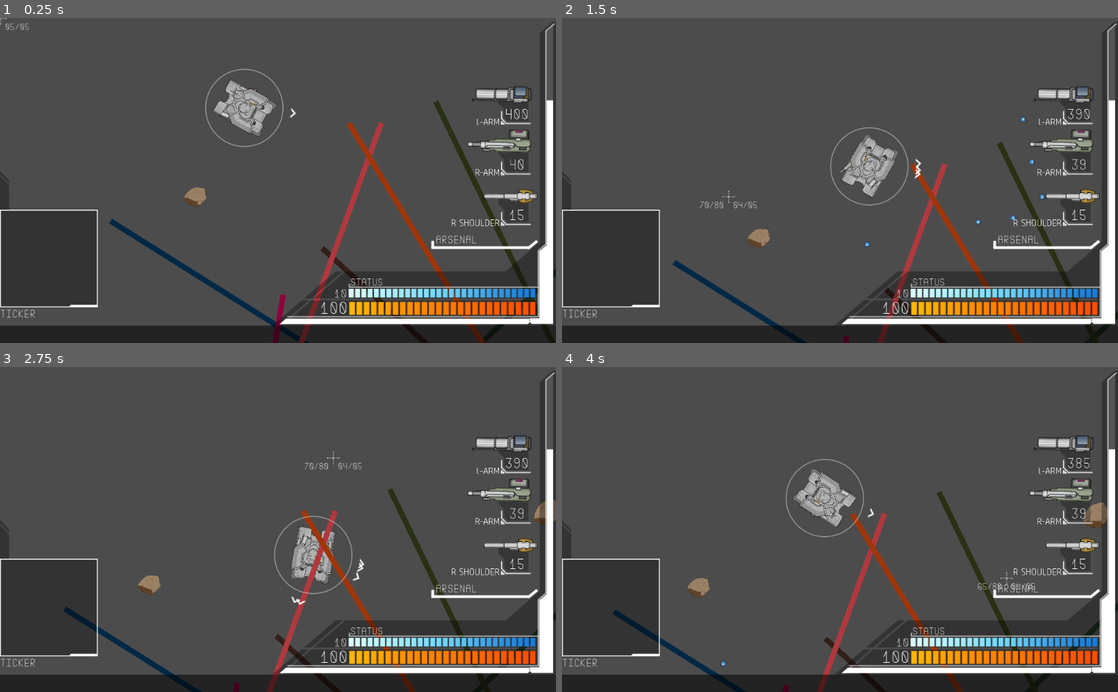
Above: before the commit, frames 1-4 (two rows, left to right).
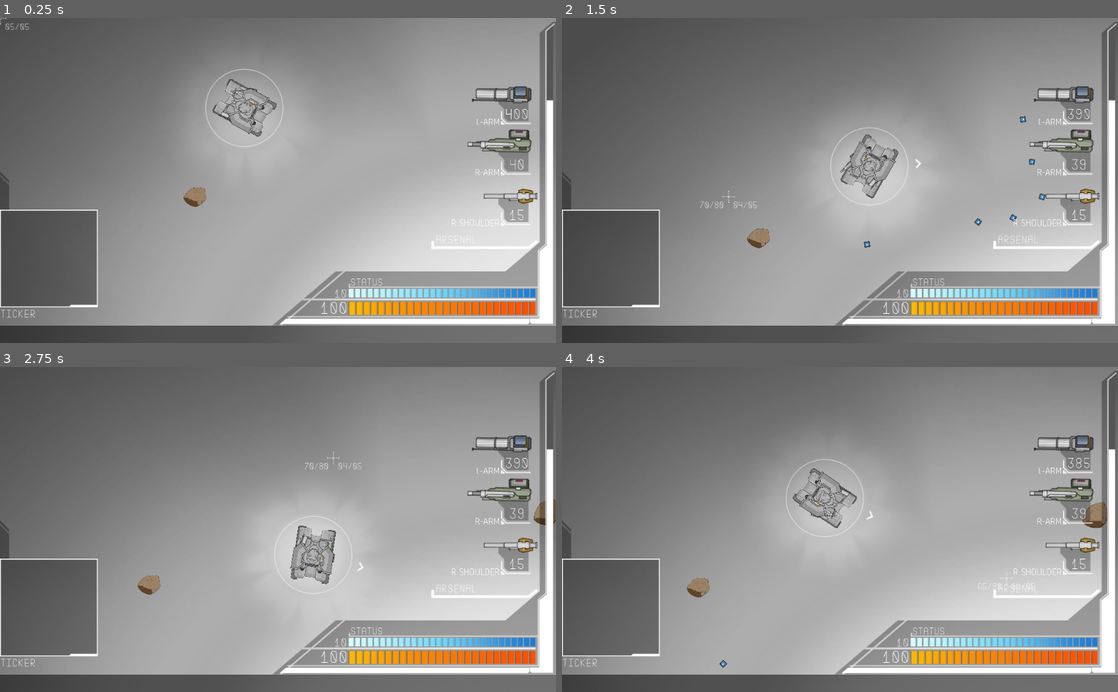
Above: after the commit, the same moments.

Repository: Littlerun-Bastion/Soulless-Steel
Game: Godot game, scene res://game/arena/Arena.tscn
Two runs of this game, one before a commit and one after it. Both use one fixed random seed, a clock stepped at 60 frames per second and the inputs below.
Inputs (mouse positions are in pixels of both pictures, inside the frame that each line leads up to):
- Up to frame 1 (0.25 s): no input
- Up to frame 2 (1.5 s): move the mouse to (962, 164) at 0.52 s; press the mouse at (962, 164) at 0.53 s; hold D (right) 0.53-1.28 s; move the mouse to (728, 196) at 1.27 s; release the mouse at (728, 196) at 1.28 s; hold S (down) from 1.28 s (still down); right-click (728, 196) at 1.35 s
- Up to frame 3 (2.75 s): move the mouse to (333, 458) at 2.02 s; release S (down) at 2.03 s; hold D (right) from 2.03 s (still down); hold F (honk) from 2.03 s (still down)
- Up to frame 4 (4 s): move the mouse to (812, 594) at 2.77 s; release D (right) at 2.78 s; release F (honk) at 2.78 s; hold W (up) 2.78-3.53 s; tap Ctrl (strafe) at 2.85 s; move the mouse to (1006, 578) at 3.52 s; press the mouse at (1006, 578) at 3.53 s; hold A (left) from 3.53 s (still down)

The runs differ from the first frame. In frame 1, 85% of the frame differs, in the area x 0-100%, y 0-100%; in frame 2, 78%; in frame 3, 85%; in frame 4, 85%.

Commit message:
Experimenting with lights and textures

Diff:
--- a/project/database/props/Rock1.tscn
+++ b/project/database/props/Rock1.tscn
@@ -19,7 +19,7 @@
 
 [node name="CollisionPolygon2D" type="CollisionPolygon2D" parent="StaticBody2D"]
 position = Vector2( -540, -113 )
-polygon = PoolVector2Array( 611.555, -20.9857, 640.959, 23.6067, 652.298, 52.5848, 669.937, 74.0035, 685.056, 92.9023, 642.219, 202.515, 589.302, 257.952, 536.386, 269.291, 480.949, 259.212, 401.574, 227.714, 386.455, 198.736, 396.534, 131.96, 443.152, 50.065, 484.729, 14.7872, 557.804, -12.9311 )
+polygon = PoolVector2Array( 611.555, -20.9857, 640.959, 23.6067, 652.298, 52.5848, 669.937, 74.0035, 680.497, 80.5118, 685.056, 92.9023, 675.253, 128.083, 642.219, 202.515, 585.323, 265.383, 490.936, 267.27, 406.931, 235.651, 386.455, 198.736, 396.534, 131.96, 443.152, 50.065, 466.804, 20.3463, 557.804, -12.9311 )
 
 [node name="LightOccluder2D" type="LightOccluder2D" parent="."]
 position = Vector2( -342.699, -214.187 )
--- a/project/game/arena/Arena.gd
+++ b/project/game/arena/Arena.gd
@@ -19,7 +19,7 @@
 	update_navigation_polygon()
 	randomize()
 	add_player()
-	for _i in range(20):
+	for _i in range(1):
 		add_enemy()
 
 
--- a/project/game/arena/Arena.tscn
+++ b/project/game/arena/Arena.tscn
@@ -1,10 +1,12 @@
-[gd_scene load_steps=7 format=2]
+[gd_scene load_steps=8 format=2]
 
 [ext_resource path="res://game/arena/Arena.gd" type="Script" id=1]
 [ext_resource path="res://game/ui/PlayerHUD.tscn" type="PackedScene" id=2]
 [ext_resource path="res://database/props/Rock1.tscn" type="PackedScene" id=3]
 [ext_resource path="res://assets/images/light.png" type="Texture" id=4]
 [ext_resource path="res://game/ui/Camera.tscn" type="PackedScene" id=5]
+
+[sub_resource type="CanvasItemMaterial" id=2]
 
 [sub_resource type="NavigationPolygon" id=1]
 vertices = PoolVector2Array( -1676.14, -313.291, -1245.6, -1793.27, -693.974, -2129.63, 2400.52, -2445.8, 4297.59, -1315.64, 4459.04, 164.338, 4270.68, 1099.41, 2979.06, 2572.67, 1162.73, 2687.03, -1689.59, 1402.14 )
@@ -15,16 +17,14 @@
 script = ExtResource( 1 )
 
 [node name="BG" type="TextureRect" parent="."]
-visible = false
-margin_left = -900.432
-margin_top = -569.83
-margin_right = 1994.57
-margin_bottom = 1148.17
+light_mask = 3
+material = SubResource( 2 )
+margin_left = -2698.69
+margin_top = -3175.88
+margin_right = 6117.31
+margin_bottom = 3286.12
 texture = ExtResource( 4 )
 expand = true
-__meta__ = {
-"_edit_use_anchors_": false
-}
 
 [node name="Props" type="Node2D" parent="."]
 
@@ -107,9 +107,15 @@
 smoothing_enabled = false
 
 [node name="Navigation2D" type="Navigation2D" parent="."]
+__meta__ = {
+"_edit_lock_": true
+}
 
 [node name="NavigationPolygonInstance" type="NavigationPolygonInstance" parent="Navigation2D"]
 position = Vector2( 0, -5.03979 )
 navpoly = SubResource( 1 )
+__meta__ = {
+"_edit_lock_": true
+}
 
 [node name="PlayerHUD" parent="." instance=ExtResource( 2 )]
--- a/project/game/mecha/Enemy.gd
+++ b/project/game/mecha/Enemy.gd
@@ -4,7 +4,7 @@
 
 onready var pathing_debug = $Debug/Pathing
 
-var debug = true
+var debug = false
 
 var health = 100
 var speed = 100
@@ -90,17 +90,13 @@
 			shoot(name)
 
 
-func random_valid_pos(navigation : Navigation2D):
+func random_valid_pos():
 	randomize()
-	#var polygon = navigation.get_node("NavigationPolygonInstance").navpoly.get_polygon()
 	var point = Vector2(rand_range(arena_size_x[0], arena_size_x[1]),\
 						rand_range(arena_size_y[0], arena_size_y[1]))
-	#while not Geometry.is_point_in_polygon(point, polygon):
-	#	print("Not a valid point, getting a new one")
-	#	point = Vector2(rand_range(arena_size_x[0], arena_size_x[1]),\
-	#					rand_range(arena_size_y[0], arena_size_y[1]))
+
 	return point
-	#return navigation.get_closest_point(point)
+
 
 
 func random_pos_targeting():
@@ -135,7 +131,7 @@
 
 func do_roaming(delta):
 	if not final_pos:
-		final_pos = random_valid_pos(navigation_node)
+		final_pos = random_valid_pos()
 
 	if not path or path.empty():
 		path = navigation_node.get_simple_path(global_position, final_pos)
--- a/project/game/mecha/Enemy.tscn
+++ b/project/game/mecha/Enemy.tscn
@@ -29,6 +29,5 @@
 valign = 1
 
 [node name="Pathing" type="Line2D" parent="Debug" index="1"]
-points = PoolVector2Array( -196.095, -131.217, -237.475, 73.0135, -71.9547, 315.954, 189.674, 306.611 )
 width = 30.0
 default_color = Color( 0.898039, 0, 1, 1 )
--- a/project/game/mecha/Mecha.tscn
+++ b/project/game/mecha/Mecha.tscn
@@ -133,8 +133,11 @@
 
 [node name="MechaLight" type="Light2D" parent="."]
 texture = ExtResource( 9 )
-energy = 2.0
+mode = 2
 range_item_cull_mask = 2
+shadow_enabled = true
+shadow_filter = 1
+shadow_filter_smooth = 4.4
 
 [node name="CoreCollision" type="CollisionPolygon2D" parent="."]
 position = Vector2( 2.51985, 5.66965 )
Binary file added: project/assets/images/map/floor/concrete_pathway5.png
Not shown, added: project/assets/images/map/floor/concrete_pathway5.png.import
Binary file added: project/assets/images/map/floor/cracked_earth.png
Not shown, added: project/assets/images/map/floor/cracked_earth.png.import
Binary file added: project/assets/images/map/floor/sand.png
Not shown, added: project/assets/images/map/floor/sand.png.import
Binary file added: project/assets/images/map/floor/sand_only_decal01.png
Not shown, added: project/assets/images/map/floor/sand_only_decal01.png.import
Binary file added: project/assets/images/map/floor/sand_only_decal02.png
Not shown, added: project/assets/images/map/floor/sand_only_decal02.png.import
